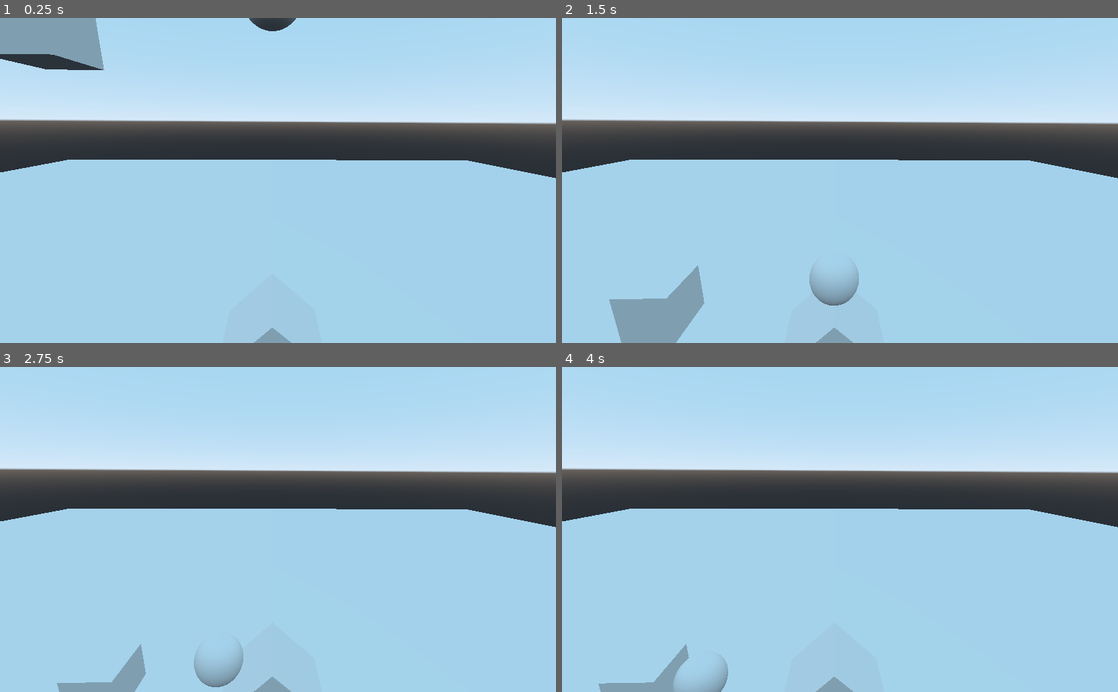
Above: before the commit, frames 1-4 (two rows, left to right).
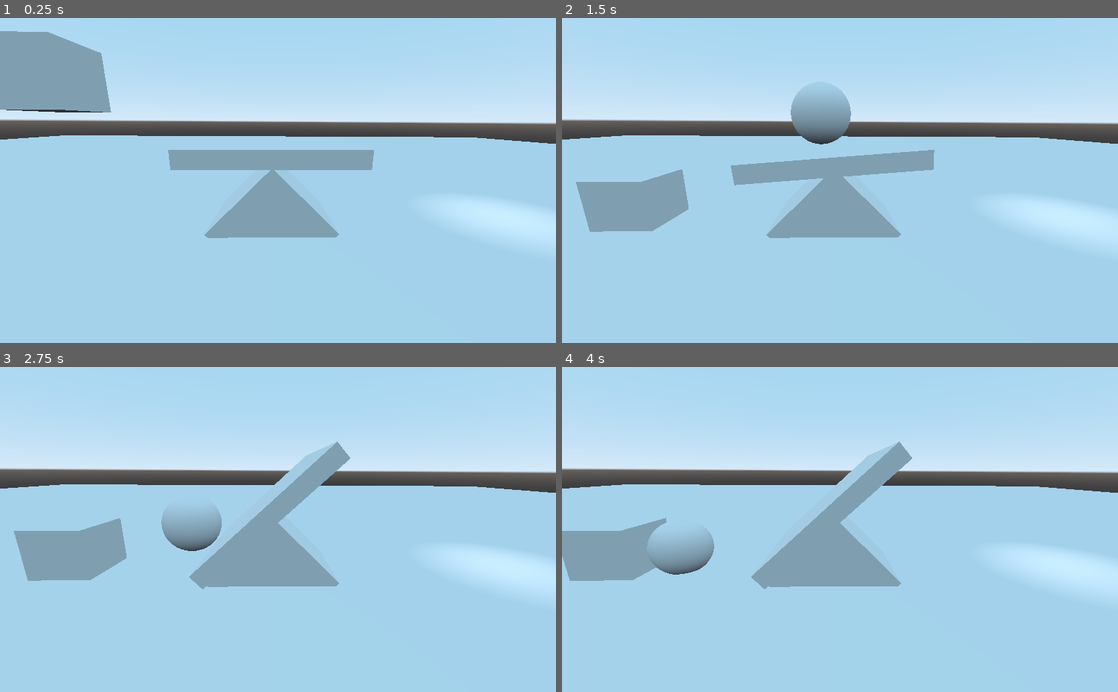
Above: after the commit, the same moments.

Repository: csaf4370/CTG
Game: Godot game, scene res://Main.tscn
The game is run twice, just before and just after one commit, with the same random seed, the same clock (stepped at 60 frames per second) and the same inputs.
Inputs:
- Up to frame 1 (0.25 s): no input
- Up to frame 2 (1.5 s): no input
- Up to frame 3 (2.75 s): no input
- Up to frame 4 (4 s): no input

The runs differ from the first frame. In frame 1, 18% of the frame differs, in the area x 0-100%, y 0-100%; in frame 2, 21%, in the area x 0-100%, y 21-100%; in frame 3, 19%; in frame 4, 18%.

Commit message:
added platform

Diff:
--- a/src/Main.tscn
+++ b/src/Main.tscn
@@ -23,6 +23,12 @@
 
 [sub_resource type="CubeMesh" id=12]
 
+[sub_resource type="BoxShape" id=16]
+extents = Vector3( 2.5, 0.25, 2.5 )
+
+[sub_resource type="CubeMesh" id=17]
+size = Vector3( 5, 0.5, 5 )
+
 [node name="Spatial" type="Spatial"]
 
 [node name="OmniLight" type="OmniLight" parent="."]
@@ -30,10 +36,10 @@
 omni_range = 5.359
 
 [node name="Camera" type="Camera" parent="."]
-transform = Transform( -0.0239501, 0.246306, -0.968896, 0.00608656, 0.969192, 0.24623, 0.999695, 0, -0.0247114, -8.15074, 2.01308, 0 )
+transform = Transform( -0.0239501, 0.246306, -0.968896, 0.00608656, 0.969192, 0.246231, 0.999695, 7.91866e-09, -0.0247114, -8.15074, 3.46714, 0 )
 
 [node name="StaticBody" type="StaticBody" parent="."]
-transform = Transform( 1, 0, 0, 0, 1, 0, 0, 0, 1, 0, -0.44707, 0 )
+transform = Transform( 1, 0, 0, 0, 1, 0, 0, 0, 1, 0, 6.86125, 0 )
 
 [node name="CollisionShape" type="CollisionShape" parent="StaticBody"]
 transform = Transform( 1, 0, 0, 0, 1, 0, 0, 0, 1, 0, -8.24898, 0 )
@@ -46,10 +52,11 @@
 material/0 = null
 
 [node name="Ball" type="RigidBody" parent="."]
-transform = Transform( 1, 0, 0, 0, 0.794934, -0.606696, 0, 0.606696, 0.794934, 0, 6.03864, 0 )
+transform = Transform( 1, 0, 0, 0, 0.794934, -0.606696, 0, 0.606696, 0.794934, 0, 8.77364, 0 )
 physics_material_override = SubResource( 11 )
 
 [node name="CollisionShape" type="CollisionShape" parent="Ball"]
+transform = Transform( 1, 0, 0, 0, 1, 2.98023e-08, 0, -2.98023e-08, 1, 0, 0, 0 )
 shape = SubResource( 9 )
 
 [node name="Ball" type="MeshInstance" parent="Ball"]
@@ -59,7 +66,7 @@
 material/0 = null
 
 [node name="WippenFuss" type="StaticBody" parent="."]
-transform = Transform( 1, 0, 0, 0, 1, 0, 0, 0, 1, 0, -6.66345, 0 )
+transform = Transform( 1, 0, 0, 0, 1, 0, 0, 0, 1, 0, 0.497234, 0 )
 
 [node name="CollisionShape" type="CollisionShape" parent="WippenFuss"]
 transform = Transform( 1, 0, 0, 0, 0.682713, -0.730687, 0, 0.730687, 0.682713, 0, -0.499059, 0 )
@@ -81,3 +88,15 @@
 mesh = SubResource( 12 )
 skeleton = NodePath("../..")
 material/0 = null
+
+[node name="RigidBody" type="RigidBody" parent="."]
+transform = Transform( 1, 0, 0, 0, 0.794934, -0.606696, 0, 0.606696, 0.794934, 0, 2.79766, 0 )
+
+[node name="CollisionShape" type="CollisionShape" parent="RigidBody"]
+transform = Transform( 1, 0, 0, 0, 0.783314, 0.621626, 0, -0.621626, 0.783314, 0, 0, 0 )
+shape = SubResource( 16 )
+
+[node name="MeshInstance" type="MeshInstance" parent="RigidBody"]
+transform = Transform( 1, 0, 0, 0, 0.793289, 0.608844, 0, -0.608844, 0.793289, 0, 0, 0 )
+mesh = SubResource( 17 )
+material/0 = null
Not shown: 1 places in src/Main.tscn that only renumber resources
